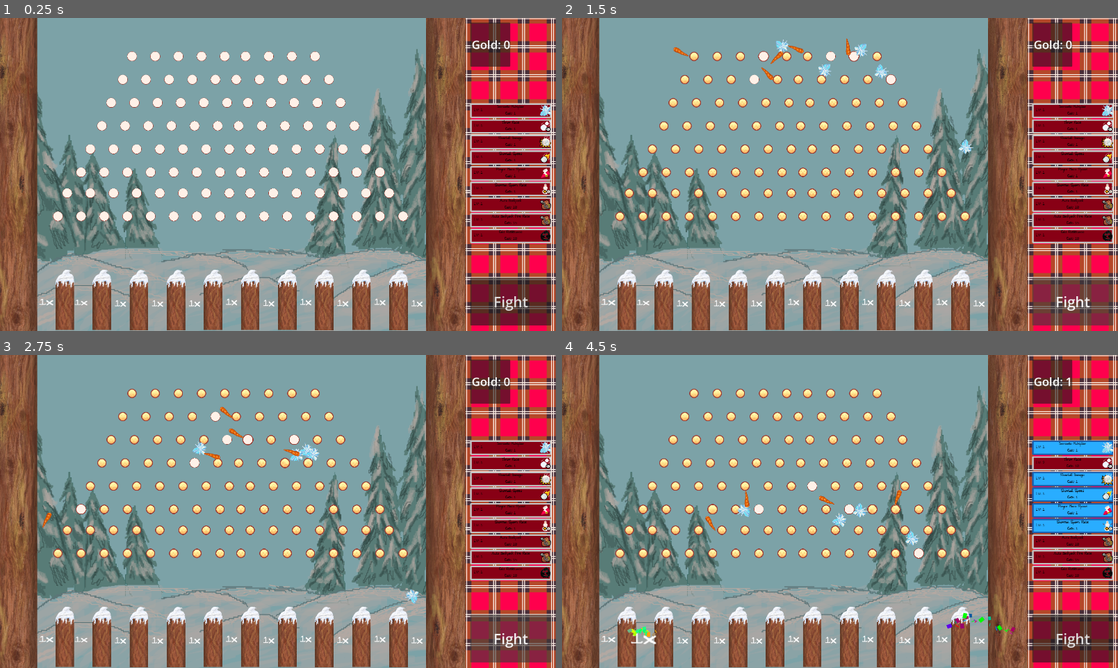
Above: before the commit, frames 1-4 (two rows, left to right).
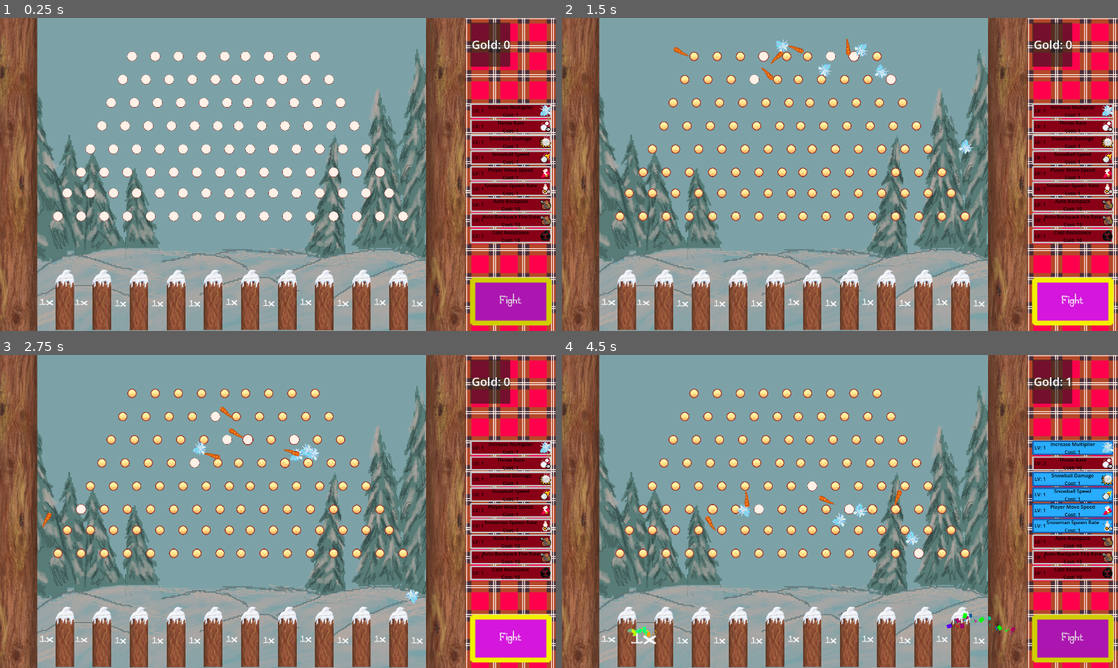
Above: after the commit, the same moments.

Repository: Parker-Vetter/snow-man-brawl
Game: Godot game, scene res://PeggleDrop/PeggleDrop.tscn
Same seed, same stepped clock (60 frames per second), same inputs: the game is played once before the commit and once after it. This scene is started directly instead of the project's main scene. The engine's default icon, where the game draws it, is replaced by a stand-in: a white triangle on a blue panel in a dark square.
Inputs (mouse positions are in pixels of both pictures, inside the frame that each line leads up to):
- Up to frame 1 (0.25 s): no input
- Up to frame 2 (1.5 s): click "Fight" at 0.5 s; click "Fight" at 1.25 s
- Up to frame 3 (2.75 s): click "Fight" at 2 s
- Up to frame 4 (4.5 s): move the mouse to (606, 639) at 2.77 s; hold Space (Shoot) 2.78-3.5 s; click (606, 639) at 2.92 s; click "Throw Rate Cost: 1" at 3.5 s; move the mouse to (645, 639) at 4.27 s; tap Space (Shoot) at 4.35 s; click (645, 639) at 4.42 s

The runs differ from the first frame. In frame 1, 3.1% of the frame differs, in the area x 84-100%, y 27-99%; in frame 2, 3.1%; in frame 3, 3.1%; in frame 4, 3.2%.
Error in both runs: Out of bounds get index '0' (on base: 'Array[Node]') (res://PeggleDrop/UI/ui_fight.gd:8)

Commit message:
Undid font for shop clarity

Diff:
--- a/MainGame/Resources/ShopButtons.tres
+++ b/MainGame/Resources/ShopButtons.tres
@@ -4,7 +4,6 @@
 [ext_resource type="Texture2D" uid="uid://dthlu0ht7gccm" path="res://PeggleDrop/UI/Box4TextFocus_Good.png" id="2_ww71s"]
 [ext_resource type="Texture2D" uid="uid://dqds66w8cics8" path="res://MainGame/Assets/Box4Text.png" id="3_i3ya7"]
 [ext_resource type="Texture2D" uid="uid://b77qnybc6pqve" path="res://PeggleDrop/UI/Box4TextPressed_Good.png" id="4_ifik7"]
-[ext_resource type="FontFile" uid="uid://rg6wa3iilwt4" path="res://zacks sprites/studio-sim.ttf" id="5_ww71s"]
 
 [sub_resource type="StyleBoxTexture" id="StyleBoxTexture_v5a1w"]
 texture = ExtResource("1_50bw6")
@@ -33,4 +32,3 @@
 Button/styles/pressed = SubResource("StyleBoxTexture_e6yng")
 Label/colors/font_color = Color(0, 0, 0, 1)
 Label/font_sizes/font_size = 17
-Label/fonts/font = ExtResource("5_ww71s")
--- a/PeggleDrop/PeggleDrop.tscn
+++ b/PeggleDrop/PeggleDrop.tscn
@@ -11,9 +11,13 @@
 [ext_resource type="PackedScene" uid="uid://b2bocywdcjqub" path="res://PeggleDrop/multiplyer/multilpyer.tscn" id="6_mapa8"]
 [ext_resource type="Script" uid="uid://bf0qvhxguh5hb" path="res://PeggleDrop/UI/gold_label.gd" id="8_6ap7j"]
 [ext_resource type="Texture2D" uid="uid://cbwaqhvttn342" path="res://PeggleDrop/UI/Plaid.png" id="9_jkpds"]
+[ext_resource type="Texture2D" uid="uid://dy671a552pkyn" path="res://PeggleDrop/UI/FBox4Text_Good.png" id="10_5urtc"]
+[ext_resource type="FontFile" uid="uid://rg6wa3iilwt4" path="res://zacks sprites/studio-sim.ttf" id="10_nyusr"]
 [ext_resource type="Script" uid="uid://djru0hlxtdbcm" path="res://PeggleDrop/UI/button_upgrade.gd" id="11_i8mh4"]
+[ext_resource type="Texture2D" uid="uid://bvpeuflu7f4i6" path="res://PeggleDrop/UI/FBox4TextPressed_Good.png" id="11_nyusr"]
 [ext_resource type="Texture2D" uid="uid://cfp0w6sx6mf6" path="res://zacks sprites/background2.png" id="11_tr0iw"]
 [ext_resource type="Texture2D" uid="uid://of2d7p3fusij" path="res://PeggleDrop/ShopAssets/Shopidea.png" id="12_6snom"]
+[ext_resource type="Texture2D" uid="uid://dphohpupj2t0k" path="res://PeggleDrop/UI/FBox4TextHover_Good.png" id="12_g5ori"]
 [ext_resource type="Texture2D" uid="uid://dqds66w8cics8" path="res://MainGame/Assets/Box4Text.png" id="12_ltn3o"]
 [ext_resource type="Texture2D" uid="uid://b77qnybc6pqve" path="res://PeggleDrop/UI/Box4TextPressed_Good.png" id="13_4v74s"]
 [ext_resource type="Texture2D" uid="uid://dw7c7u2qr47yh" path="res://zacks sprites/upgrades/backpack.png" id="14_3d5s5"]
@@ -79,6 +83,15 @@
 axis_stretch_horizontal = 1
 axis_stretch_vertical = 1
 
+[sub_resource type="StyleBoxTexture" id="StyleBoxTexture_o1kvh"]
+texture = ExtResource("10_5urtc")
+
+[sub_resource type="StyleBoxTexture" id="StyleBoxTexture_y7ifg"]
+texture = ExtResource("11_nyusr")
+
+[sub_resource type="StyleBoxTexture" id="StyleBoxTexture_bw20y"]
+texture = ExtResource("12_g5ori")
+
 [sub_resource type="StyleBoxEmpty" id="StyleBoxEmpty_1sqa4"]
 
 [sub_resource type="StyleBoxEmpty" id="StyleBoxEmpty_pgt64"]
@@ -813,7 +826,11 @@
 offset_top = -0.036010742
 offset_right = 0.09197998
 offset_bottom = -0.10803223
+theme_override_fonts/font = ExtResource("10_nyusr")
 theme_override_font_sizes/font_size = 50
+theme_override_styles/normal = SubResource("StyleBoxTexture_o1kvh")
+theme_override_styles/pressed = SubResource("StyleBoxTexture_y7ifg")
+theme_override_styles/hover = SubResource("StyleBoxTexture_bw20y")
 text = "Fight"
 script = ExtResource("4_gh36d")
 metadata/_edit_use_anchors_ = true
Binary file added: PeggleDrop/UI/FBox4TextHover_Good.png
Not shown, added: PeggleDrop/UI/FBox4TextHover_Good.png.import
Binary file added: PeggleDrop/UI/FBox4TextPressed_Good.png
Not shown, added: PeggleDrop/UI/FBox4TextPressed_Good.png.import
Binary file added: PeggleDrop/UI/FBox4Text_Good.png
Not shown, added: PeggleDrop/UI/FBox4Text_Good.png.import
